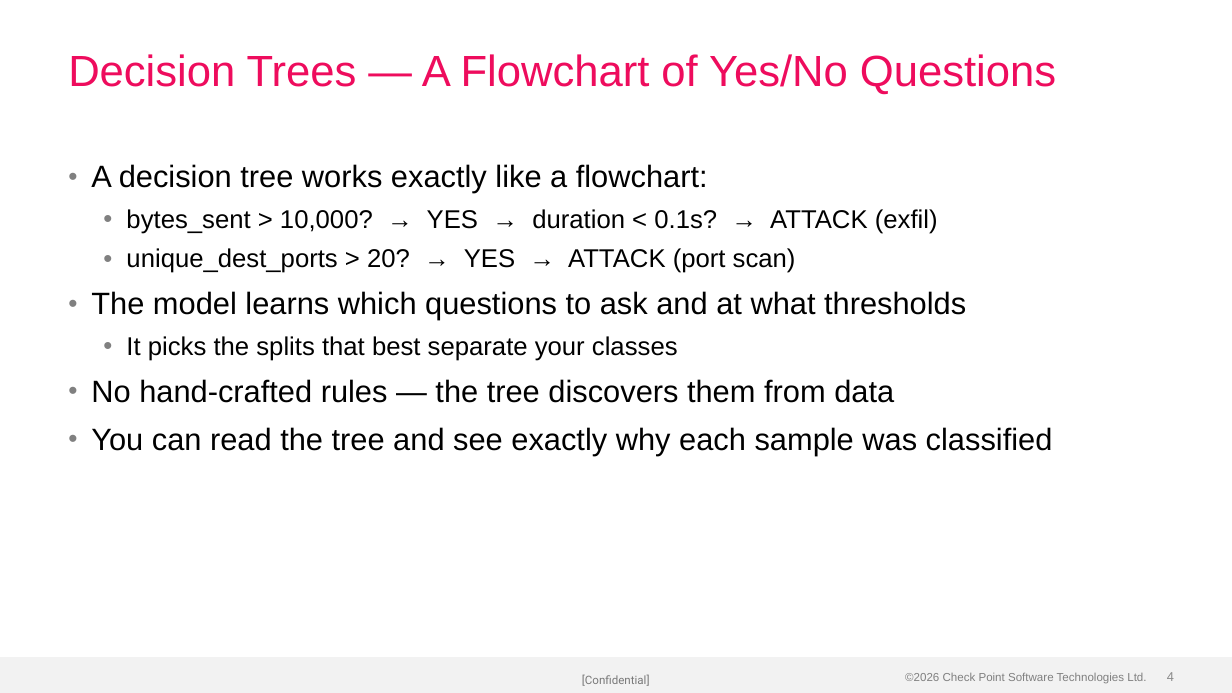
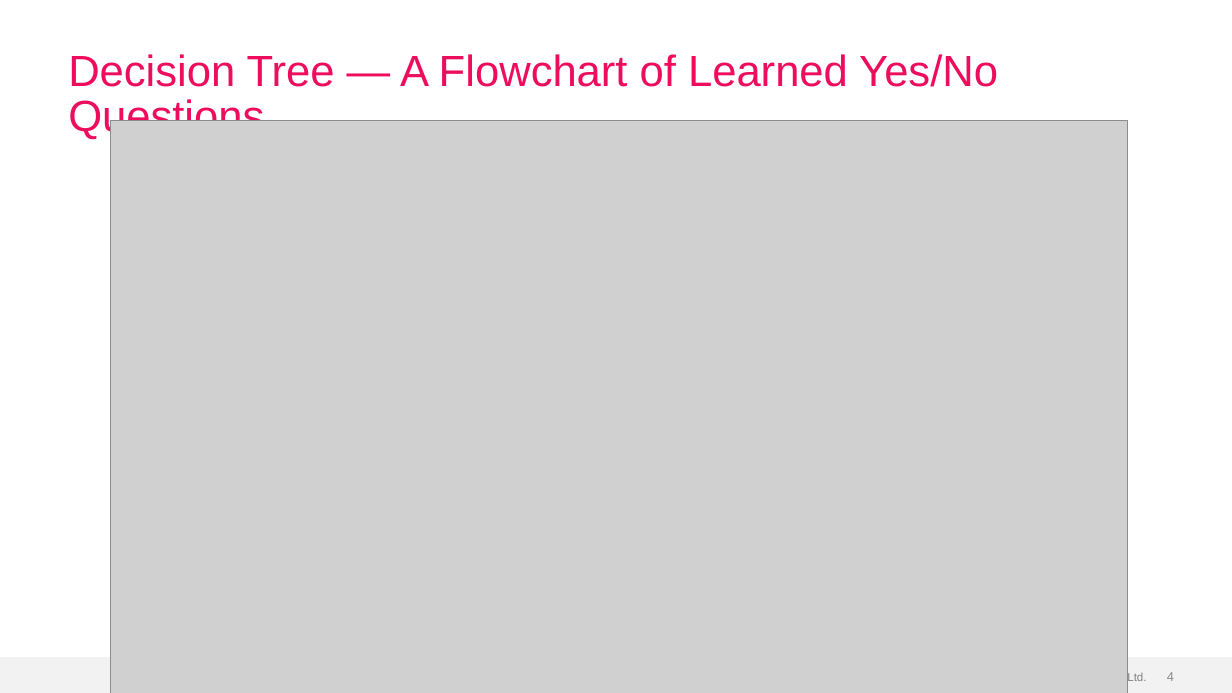
Before and after one commit to alshawwaf/ai-basic-training, a slide deck: slide 4 of stage1_classic_ml/04_decision_trees/Lecture-4-Decision-Trees.pptx. Drawn at 1232x693 pixels with LibreOffice and Linux fonts; fonts in the diff are those of the drawing; grey boxes stand for pictures; background and template pictures are left out. Boxes give left, top, right and bottom in pixels: in the first picture for what was removed or moved away, otherwise in the second. Text is boxed around its words. In the diff, an @@ line names an element or a change of style, - is before the commit and + after.

Commit message:
Rebuild Lecture-4 with charts and visual layouts
5 embedded images: decision tree flowchart, Gini impurity pie charts,
attack signature cards, feature importance bars, overfitting depth chart.
Uses 2-Column, Bullets+Pull Quote, and Title Only layouts.

```diff
--- a/stage1_classic_ml/04_decision_trees/Lecture-4-Decision-Trees.pptx
+++ b/stage1_classic_ml/04_decision_trees/Lecture-4-Decision-Trees.pptx
@@ title at (68, 54, 998, 140): text changed @@
-Decision Trees — A Flowchart of Yes/No Questions
+Decision Tree — A Flowchart of Learned Yes/No Questions
@@ picture added at (111, 120, 1128, 693) @@
@@ text removed at (91, 164, 1053, 455) @@
-• A decision tree works exactly like a flowchart:
-  • bytes_sent > 10,000? → YES → duration < 0.1s? → ATTACK (exfil)
-  • unique_dest_ports > 20? → YES → ATTACK (port scan)
-• The model learns which questions to ask and at what thresholds
-  • It picks the splits that best separate your classes
-• No hand-crafted rules — the tree discovers them from data
-• You can read the tree and see exactly why each sample was classified
@@ text removed at (582, 674, 650, 686) @@
-[Confidential]
```
Also in this commit, not shown: 6 other slides changed, 5 slides added, 3 slides removed.
